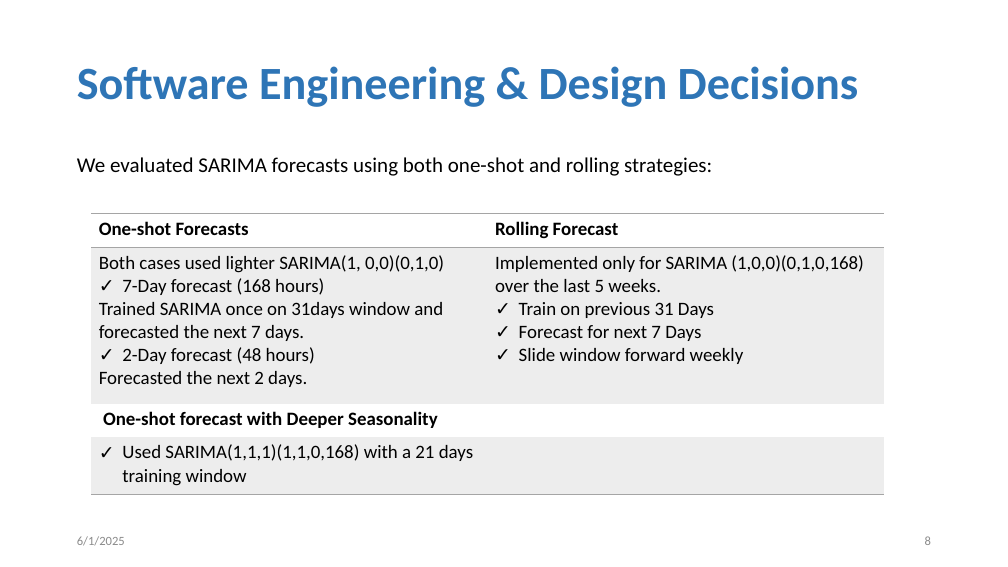
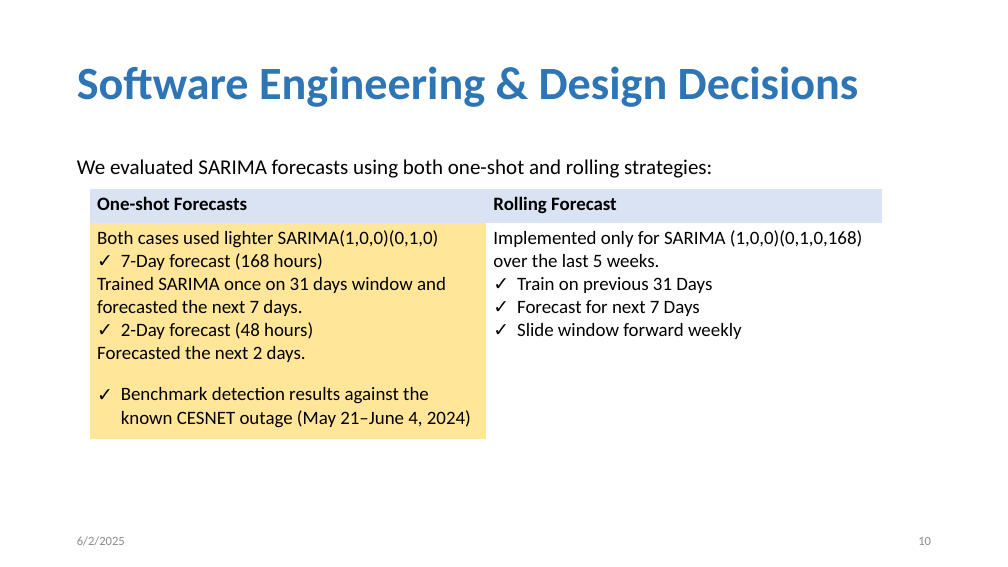
Before and after one commit to tanjilaahmed2/cesnet-anomaly-detection, a slide deck: slide 10 of LBNL Panel Interview_Tanjila.pptm (slide 8 before the commit). Drawn at 1008x567 pixels with LibreOffice and Linux fonts; fonts in the diff are those of the drawing. Boxes give left, top, right and bottom in pixels: in the first picture for what was removed or moved away, otherwise in the second. Text is boxed around its words. In the diff, an @@ line names an element or a change of style, - is before the commit and + after.

```diff
--- a/LBNL Panel Interview_Tanjila.pptm
+++ b/LBNL Panel Interview_Tanjila.pptm
@@ table at bbox=[90, 189, 882, 439] @@
-row 2: Both cases used lighter SARIMA(1, 0,0)(0,1,0) / 7-Day forecast (168 hours) / Trained SARIMA once on 31days window and forecasted the next 7 days. / 2-Day forecast (48 hours) / Forecasted the next 2 days. | Implemented only for SARIMA (1,0,0)(0,1,0,168) over the last 5 weeks. / Train on previous 31 Days / Forecast for next 7 Days / Slide window forward weekly
-row 3: One-shot forecast with Deeper Seasonality | 
-row 4: Used SARIMA(1,1,1)(1,1,0,168) with a 21 days training window | 
+row 2: Both cases used lighter SARIMA(1,0,0)(0,1,0) / 7-Day forecast (168 hours) / Trained SARIMA once on 31 days window and forecasted the next 7 days. / 2-Day forecast (48 hours) / Forecasted the next 2 days. | Implemented only for SARIMA (1,0,0)(0,1,0,168) over the last 5 weeks. / Train on previous 31 Days / Forecast for next 7 Days / Slide window forward weekly
+row 3: Benchmark detection results against the known CESNET outage (May 21–June 4, 2024) | 
@@ table: place and size @@
-table at bbox=[91, 214, 884, 495]
+table at bbox=[90, 189, 882, 439]
@@ page number at bbox=[918, 537, 931, 545]: text changed @@
-8
+10
```
Also in this commit, not shown: 25 other slides changed, 4 slides added.
